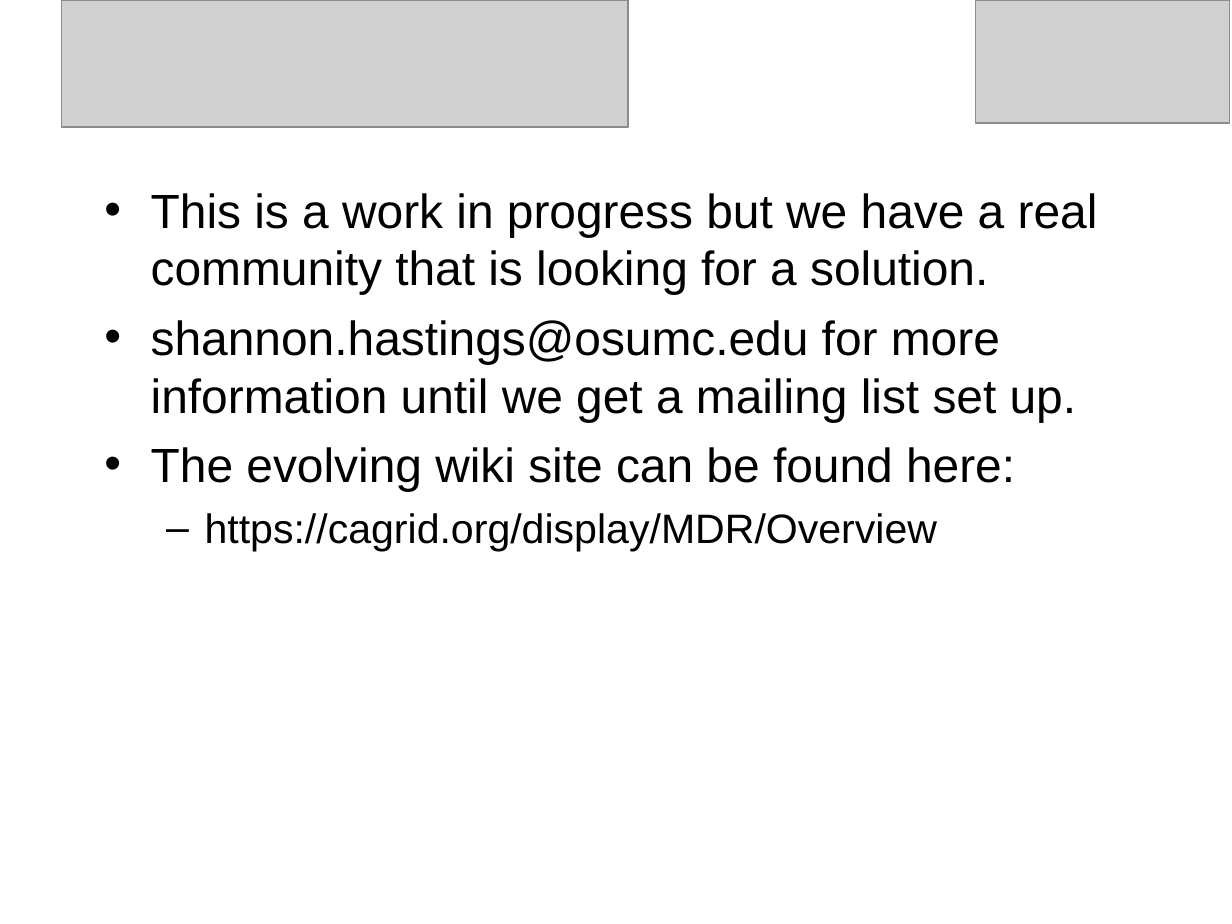
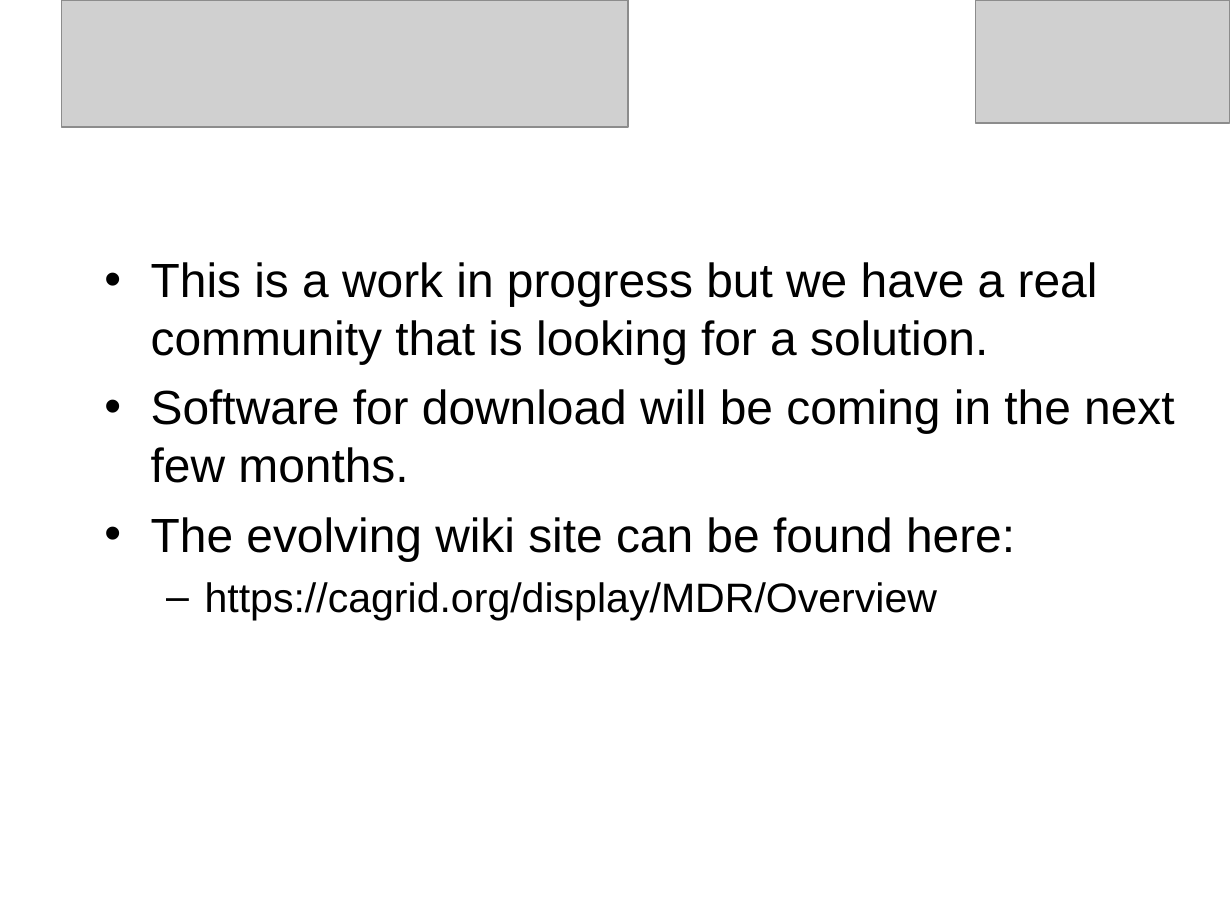
Before and after one commit to NCIP/cagrid-grid-incubation, a slide deck: slide 17 of grid-incubation/incubator/projects/mdr/docs/presentations/caGrid_Users_Group.ppt (slide 12 before the commit). Drawn at 1232x924 pixels with LibreOffice and Linux fonts; fonts in the diff are those of the drawing; grey boxes stand for pictures; background and template pictures are left out. Boxes give left, top, right and bottom in pixels: in the first picture for what was removed or moved away, otherwise in the second. Text is boxed around its words. In the diff, an @@ line names an element or a change of style, - is before the commit and + after.

```diff
--- a/grid-incubation/incubator/projects/mdr/docs/presentations/caGrid_Users_Group.ppt
+++ b/grid-incubation/incubator/projects/mdr/docs/presentations/caGrid_Users_Group.ppt
@@ text at (151,389,1174,483): text changed @@
-• shannon.hastings@osumc.edu for more information until we get a mailing list set up.
+• Software for download will be coming in the next few months.
```
Also in this commit, not shown: 4 other slides changed, 6 slides added, 1 slide removed, 3 other files.
